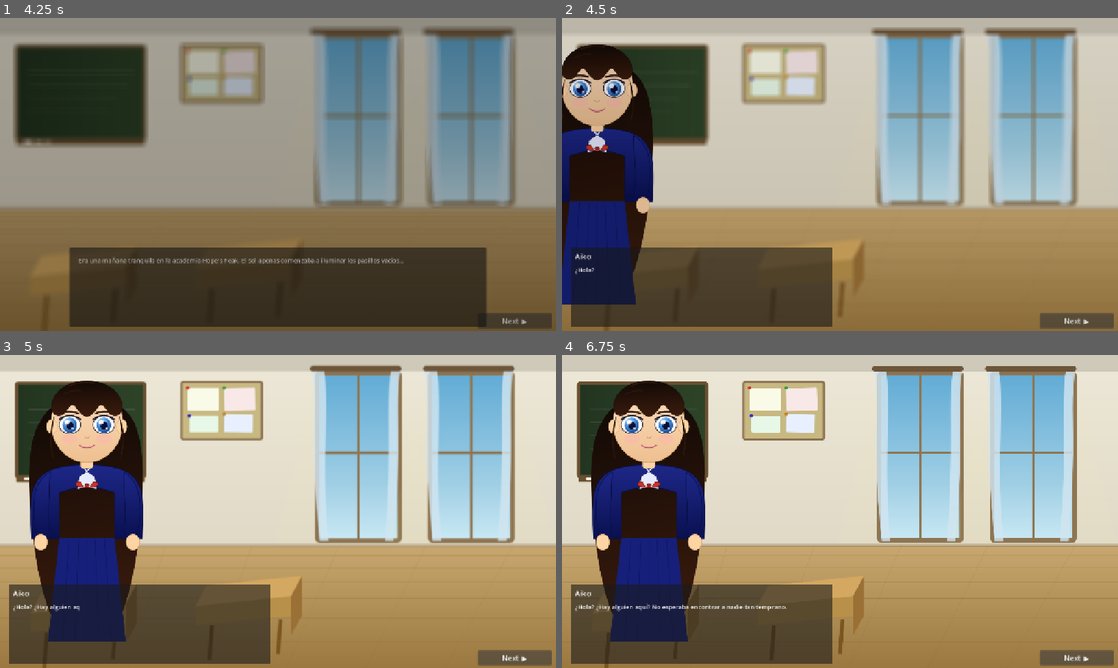
Above: before the commit, frames 1-4 (two rows, left to right).
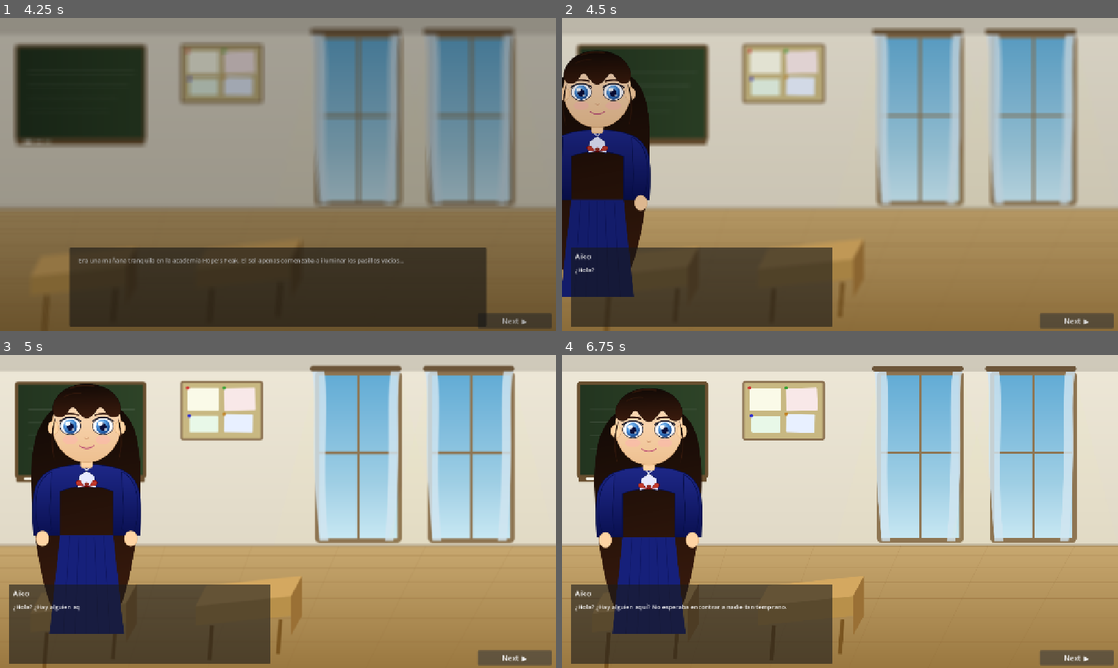
Above: after the commit, the same moments.

Repository: alainquirozdiaz/visual-novel
Game: Godot game, scene res://scenes/MainMenu.tscn
Two runs of this game, one before a commit and one after it. Both use one fixed random seed, a clock stepped at 60 frames per second and the inputs below.
Inputs:
- Up to frame 1 (4.25 s): click "Inicio" at 0.5 s; click "Créditos" at 1.25 s; click "Cerrar" at 2 s; click "Inicio" at 2.75 s; click "Next ▶" at 3.5 s
- Up to frame 2 (4.5 s): click "Next ▶" at 4.25 s
- Up to frame 3 (5 s): no input
- Up to frame 4 (6.75 s): click "Next ▶" at 5 s

Frame 1 is identical in both runs. In frame 2, 2.5% of the frame differs, in the area x 0-17%, y 8-92%; in frame 3, 2.5%; in frame 4, 3.5%, in the area x 5-26%, y 8-92%.

Commit message:
feat: animación de flotación en bucle para personaje activo
El personaje que habla flota suavemente (±8 px, ±3 % escala, TRANS_SINE)
en bucle mientras tiene el turno; al perderlo la flotación se detiene y
se restauran posición/escala instantáneamente.

Cambios principales:
- _start_float / _stop_float reemplazan la lógica de escala estática
- Claves de tween separadas: float_<id>, modulate_<id>, slide_<id>
- slide_in guarda la posición original ANTES de mover el sprite
- Se corrige bug del ejemplo original (Fase 2 era paralela a Fase 1)

Co-Authored-By: Claude Sonnet 4.6 <noreply@anthropic.com>

Diff:
--- a/scripts/CharacterAnimator.gd
+++ b/scripts/CharacterAnimator.gd
@@ -1,15 +1,20 @@
 extends Node
 
-## Diccionario de tweens activos, con claves "hl_<id>" y "slide_<id>"
-## para que highlight y slide_in no se cancelen mutuamente.
+## Tweens activos por clave:
+##   "float_<id>"    → flotación en bucle del personaje activo
+##   "modulate_<id>" → cambio de color / opacidad
+##   "slide_<id>"    → entrada desde fuera de pantalla
 var _tweens: Dictionary = {}
+
+## Estado base de cada sprite (guardado la primera vez que aparece).
+var _original_positions: Dictionary = {}
+var _original_scales: Dictionary    = {}
 
 @onready var _sprite_left: TextureRect  = get_parent().get_node("SpriteLeft")
 @onready var _sprite_right: TextureRect = get_parent().get_node("SpriteRight")
 
 
 func _ready() -> void:
-	# Centrar el pivot para que el escalado sea desde el centro del sprite.
 	_sprite_left.pivot_offset  = _sprite_left.size  / 2.0
 	_sprite_right.pivot_offset = _sprite_right.size / 2.0
 
@@ -18,16 +23,22 @@
 # API pública
 # ─────────────────────────────────────────────────────────────────────────────
 
-## Resalta al personaje que habla y oscurece al inactivo.
+## Activa flotación + brillo en el personaje que habla; apaga al inactivo.
 func highlight(speaker: String) -> void:
-	_animate(_sprite_left,  speaker == "left")
-	_animate(_sprite_right, speaker == "right")
+	_set_speaker(_sprite_left,  speaker == "left")
+	_set_speaker(_sprite_right, speaker == "right")
 
 
 ## Desliza un sprite desde fuera de pantalla hasta su posición original.
 ## Llamado automáticamente la primera vez que aparece cada sprite.
 func slide_in(sprite: TextureRect, from_left: bool) -> void:
-	var target_x: float = sprite.position.x
+	# Guardar estado base ANTES de moverlo
+	if not _original_positions.has(sprite):
+		_original_positions[sprite] = sprite.position
+	if not _original_scales.has(sprite):
+		_original_scales[sprite] = sprite.scale
+
+	var target_x: float = _original_positions[sprite].x
 	var start_x: float  = -sprite.size.x if from_left else 1280.0 + sprite.size.x
 	sprite.position.x   = start_x
 
@@ -45,19 +56,89 @@
 # Internos
 # ─────────────────────────────────────────────────────────────────────────────
 
-func _animate(sprite: TextureRect, active: bool) -> void:
-	var key := "hl_" + str(sprite.get_instance_id())
+func _set_speaker(sprite: TextureRect, active: bool) -> void:
+	if active:
+		_start_float(sprite)
+		_tween_modulate(sprite, Color(1.0, 1.0, 1.0, 1.0))
+	else:
+		_stop_float(sprite)
+		_tween_modulate_and_scale(sprite, Color(0.5, 0.5, 0.6, 1.0), Vector2(0.97, 0.97))
+
+
+## Inicia la animación de flotación en bucle (basada en el ejemplo del usuario).
+##
+## CORRECCIÓN vs el ejemplo original:
+##   La Fase 2 usa tween_property() SIN .parallel() para que empiece
+##   DESPUÉS de la Fase 1 (no en paralelo con ella).
+##   La Fase 1 y Fase 2 usan .parallel() solo para mover Y y Scale
+##   simultáneamente dentro de cada fase.
+func _start_float(sprite: TextureRect) -> void:
+	var key := "float_" + str(sprite.get_instance_id())
+
+	# Si ya está flotando no reiniciar — evita saltos visuales
+	if _tweens.has(key) and is_instance_valid(_tweens[key]) \
+			and _tweens[key].is_running():
+		return
+
 	_kill_tween(key)
 
+	# Guardar estado base si todavía no existe
+	if not _original_positions.has(sprite):
+		_original_positions[sprite] = sprite.position
+	if not _original_scales.has(sprite):
+		_original_scales[sprite] = sprite.scale
+
+	var orig_y: float       = _original_positions[sprite].y
+	var orig_scale: Vector2 = _original_scales[sprite]
+
+	# Restaurar solo Y (X la maneja slide_in en su propio eje)
+	sprite.position.y = orig_y
+	sprite.scale      = orig_scale
+
+	var tween := create_tween()
+	tween.set_loops()
+	_tweens[key] = tween
+
+	# ── Fase 1: subir 8 px + escalar a 1.03× ─────────────────────────────
+	tween.tween_property(sprite, "position:y", orig_y - 8.0, 1.2) \
+		.set_trans(Tween.TRANS_SINE).set_ease(Tween.EASE_IN_OUT)
+	tween.parallel().tween_property(sprite, "scale", orig_scale * 1.03, 1.2) \
+		.set_trans(Tween.TRANS_SINE).set_ease(Tween.EASE_IN_OUT)
+
+	# ── Fase 2: volver a posición y escala original ───────────────────────
+	# tween_property() SIN .parallel() → empieza DESPUÉS de que termine Fase 1
+	tween.tween_property(sprite, "position:y", orig_y, 1.2) \
+		.set_trans(Tween.TRANS_SINE).set_ease(Tween.EASE_IN_OUT)
+	tween.parallel().tween_property(sprite, "scale", orig_scale, 1.2) \
+		.set_trans(Tween.TRANS_SINE).set_ease(Tween.EASE_IN_OUT)
+
+
+## Detiene la flotación y restaura posición/escala base instantáneamente.
+func _stop_float(sprite: TextureRect) -> void:
+	var key := "float_" + str(sprite.get_instance_id())
+	_kill_tween(key)
+
+	if _original_positions.has(sprite):
+		sprite.position.y = _original_positions[sprite].y
+	if _original_scales.has(sprite):
+		sprite.scale = _original_scales[sprite]
+
+
+func _tween_modulate(sprite: TextureRect, target: Color) -> void:
+	var key := "modulate_" + str(sprite.get_instance_id())
+	_kill_tween(key)
+	var tween := create_tween()
+	_tweens[key] = tween
+	tween.tween_property(sprite, "modulate", target, 0.2)
+
+
+func _tween_modulate_and_scale(sprite: TextureRect, col: Color, sc: Vector2) -> void:
+	var key := "modulate_" + str(sprite.get_instance_id())
+	_kill_tween(key)
 	var tween := create_tween().set_parallel(true)
 	_tweens[key] = tween
-
-	if active:
-		tween.tween_property(sprite, "modulate", Color(1.0, 1.0, 1.0, 1.0), 0.2)
-		tween.tween_property(sprite, "scale",    Vector2(1.03, 1.03),        0.2)
-	else:
-		tween.tween_property(sprite, "modulate", Color(0.5, 0.5, 0.6, 1.0), 0.2)
-		tween.tween_property(sprite, "scale",    Vector2(0.97, 0.97),        0.2)
+	tween.tween_property(sprite, "modulate", col, 0.2)
+	tween.tween_property(sprite, "scale",    sc,  0.2)
 
 
 func _kill_tween(key: String) -> void:
